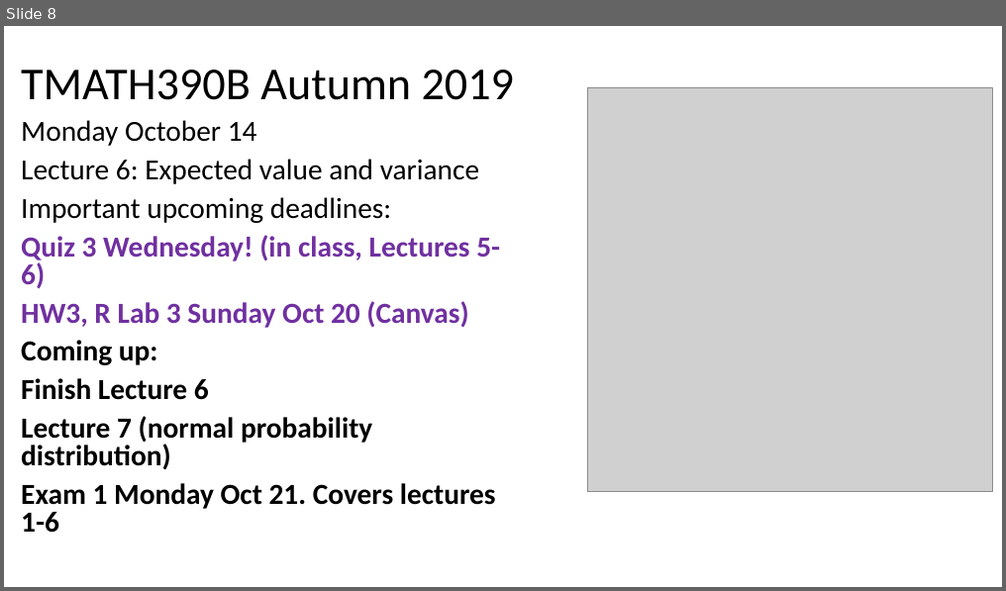
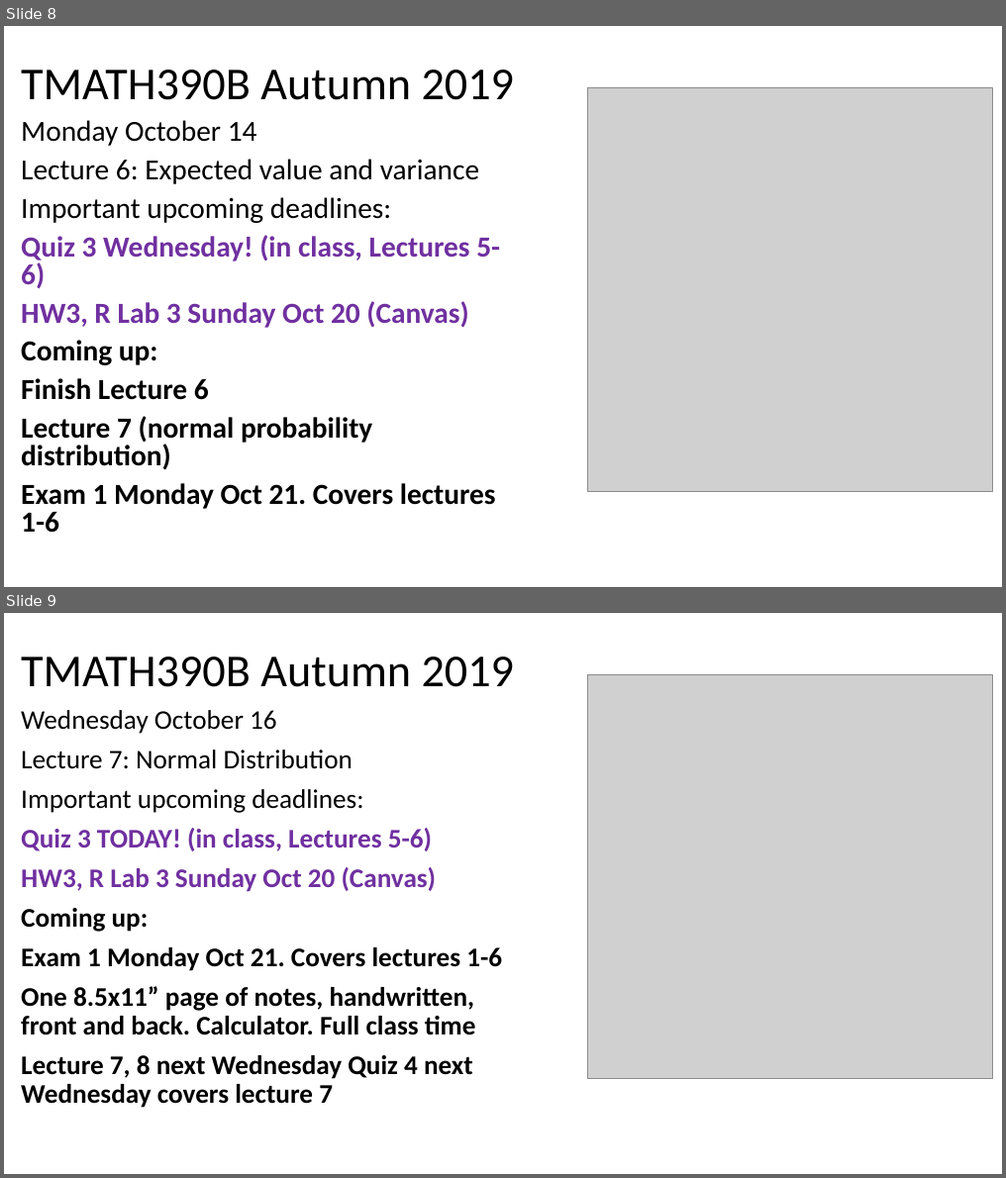
Before and after one commit to mkenn/TMATH390R, a slide deck: TMATH390InClassRProj/TMATH390Au19MW_DailyAgenda.pptx. Shown one above the other, each under a label of ours: slide 8 before the commit, slides 8 and 9 after it. The pictures are 1006x591 and 1006x1178 pixels, drawn with LibreOffice and Linux fonts; fonts in the diff are those of the drawing; grey boxes stand for pictures. Boxes give left, top, right and bottom in pixels: in the first picture for what was removed or moved away, otherwise in the second. Text is boxed around its words. In the diff, an @@ line names an element or a change of style, - is before the commit and + after.

Commit message:
updated in class agenda

```diff
--- a/TMATH390InClassRProj/TMATH390Au19MW_DailyAgenda.pptx
+++ b/TMATH390InClassRProj/TMATH390Au19MW_DailyAgenda.pptx
@@ slide 9 added at box(4, 613, 1002, 1174), background #FFFFFF @@
@@ title added at box(21, 657, 515, 687), 44 pt, text #000000 @@
+TMATH390B Autumn 2019
@@ picture added at box(588, 674, 993, 1079) @@
@@ text added at box(21, 710, 502, 1108), 25.9 pt, text #000000, bold @@
+Wednesday October 16
+Lecture 7: Normal Distribution
+Important upcoming deadlines:
+Quiz 3 TODAY! (in class, Lectures 5-6)
+HW3, R Lab 3 Sunday Oct 20 (Canvas)
+Coming up:
+Exam 1 Monday Oct 21. Covers lectures 1-6
+One 8.5x11” page of notes, handwritten, front and back. Calculator. Full class time
+Lecture 7, 8 next Wednesday Quiz 4 next Wednesday covers lecture 7
```
Also in this commit, not shown: 4 other slides added.
